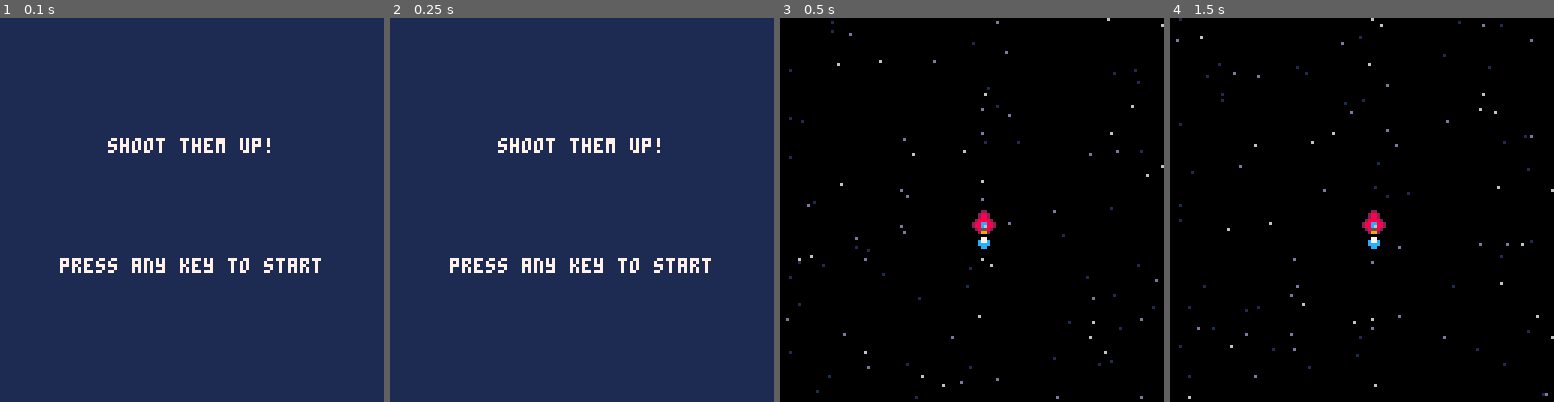
Above: before the commit, frames 1-4 (left to right).
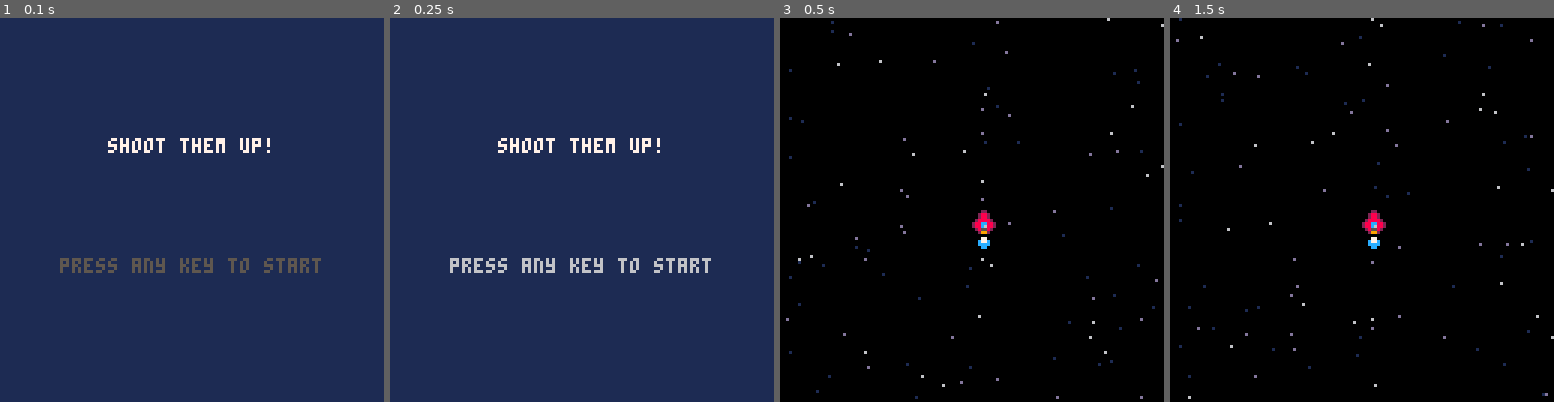
Above: after the commit, the same moments.

Repository: gabriel-jm/pico8-games
Game: PICO-8 cartridge shmup.p8
Same seed, same stepped clock (60 frames per second), same inputs: the game is played once before the commit and once after it.
Inputs:
- Up to frame 1 (0.1 s): no input
- Up to frame 2 (0.25 s): no input
- Up to frame 3 (0.5 s): tap X (X key) at 0.33 s
- Up to frame 4 (1.5 s): tap O (Z key) at 0.7 s; tap X (X key) at 1.07 s

The runs differ from the first frame. In frame 1, 1.1% of the frame differs, in the area x 15-84%, y 62-67%; in frame 2, 1.1%; in frame 3, nothing differs; in frame 4, nothing differs.

Commit message:
create blinking text

Diff:
--- a/shmup.p8
+++ b/shmup.p8
@@ -1,9 +1,13 @@
 pico-8 cartridge // http://www.pico-8.com
 version 34
 __lua__
+-- init
+
 function _init()
  upd=update_start
  drw=draw_start
+
+ blinkt=1
 end
 
 function _draw()
@@ -11,6 +15,7 @@
 end
 
 function _update()
+	blinkt+=1
 	upd()
 end
 
@@ -41,6 +46,8 @@
 	end
 end
 -->8
+-- tools
+
 function create_starfield()
 	foreach(stars,function(s)
 		pset(
@@ -71,6 +78,13 @@
 			s.y=-1
 		end
 	end)
+end
+
+function blink()
+	local blink_colors=split"5,6,7,6,5"
+	return blink_colors[
+		flr((blinkt/7)%5+1)
+	]
 end
 -->8
 -- update
@@ -141,7 +155,7 @@
 		"press any key to start",
 		20,
 		80,
-		7
+		blink()
 	)
 end
 
